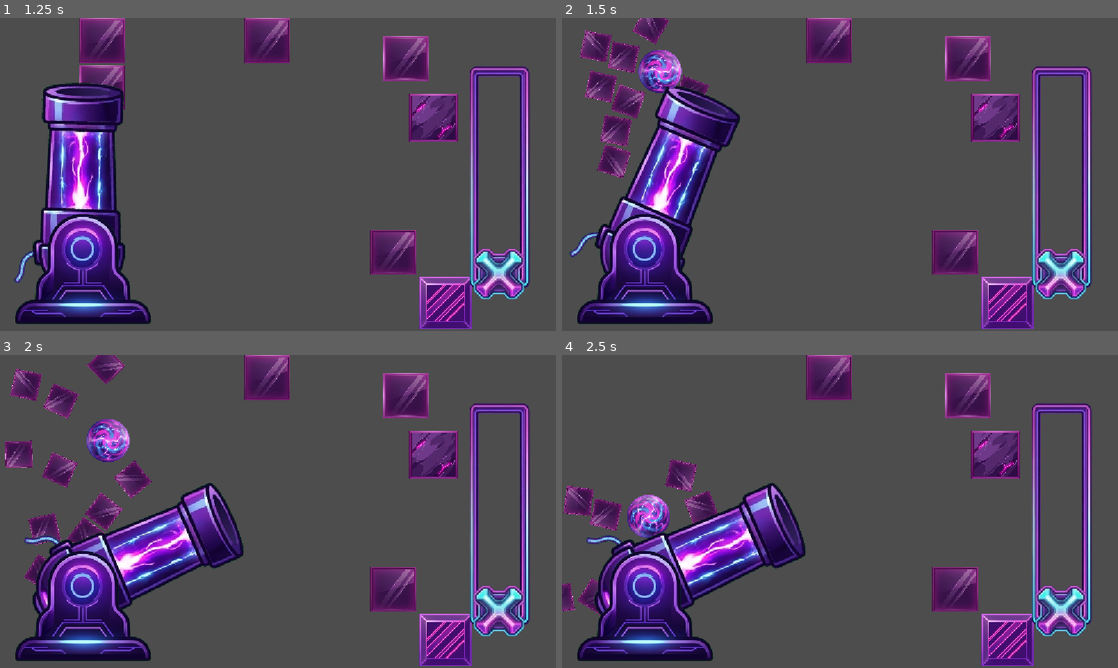
Above: before the commit, frames 1-4 (two rows, left to right).
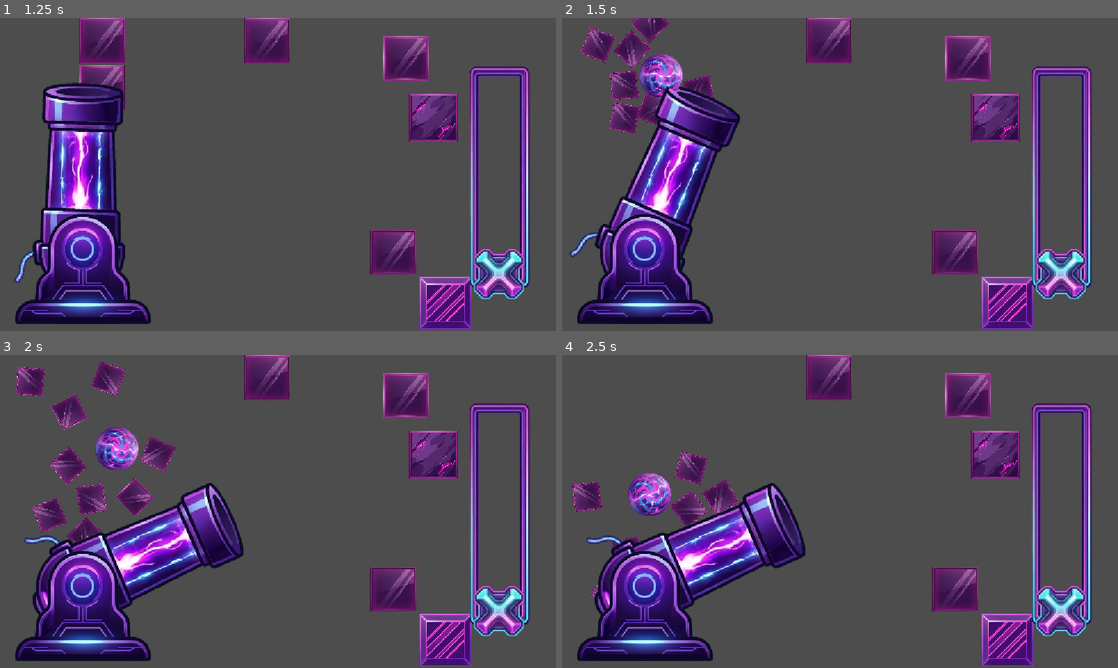
Above: after the commit, the same moments.

Repository: Zidan-09/Arc-Impact
Game: Godot game, scene res://components/cannon-controller/CannonController.tscn
The game is run twice, just before and just after one commit, with the same random seed, the same clock (stepped at 60 frames per second) and the same inputs. This scene is started directly instead of the project's main scene.
Inputs (mouse positions are in pixels of both pictures, inside the frame that each line leads up to):
- Up to frame 1 (1.25 s): tap Enter at 0.5 s; drag from (389, 259) to (111, 215) at 0.52 s
- Up to frame 2 (1.5 s): tap Space at 1.25 s; drag from (728, 190) to (956, 252) at 1.27 s
- Up to frame 3 (2 s): no input
- Up to frame 4 (2.5 s): move the mouse to (895, 442) at 2.02 s; click (895, 442) at 2.17 s

Frame 1 is identical in both runs. In frame 2, 3.9% of the frame differs, in the area x 3-28%, y 0-53%; in frame 3, 6.0%, in the area x 0-32%, y 0-74%; in frame 4, 4.0%.

Commit message:
feat(shards): implemented the same phisics of glass shards to stone shards

Diff:
--- a/components/obstacles/glass/glass_obstacle.gd
+++ b/components/obstacles/glass/glass_obstacle.gd
@@ -72,8 +72,12 @@
 
 
 func _spawn_shards(shatter_velocity: Vector2, impact_position: Vector2) -> void:
-	var impact_direction := shatter_velocity.normalized()
-	var explosion_direction := impact_direction
+	var to_center := global_position - impact_position
+	var explosion_direction: Vector2
+	if to_center.length() > 1.0:
+		explosion_direction = to_center.normalized()
+	else:
+		explosion_direction = shatter_velocity.normalized()
 	var bullet_speed := shatter_velocity.length()
 	var parent := get_parent()
 	if parent == null:
--- a/components/obstacles/stone/stone_obstacle.gd
+++ b/components/obstacles/stone/stone_obstacle.gd
@@ -83,8 +83,12 @@
 
 
 func _spawn_shards(shatter_velocity: Vector2, impact_position: Vector2) -> void:
-	var impact_direction := shatter_velocity.normalized()
-	var explosion_direction := impact_direction
+	var to_center := global_position - impact_position
+	var explosion_direction: Vector2
+	if to_center.length() > 1.0:
+		explosion_direction = to_center.normalized()
+	else:
+		explosion_direction = shatter_velocity.normalized()
 	var bullet_speed := shatter_velocity.length()
 	var parent := get_parent()
 	if parent == null:
